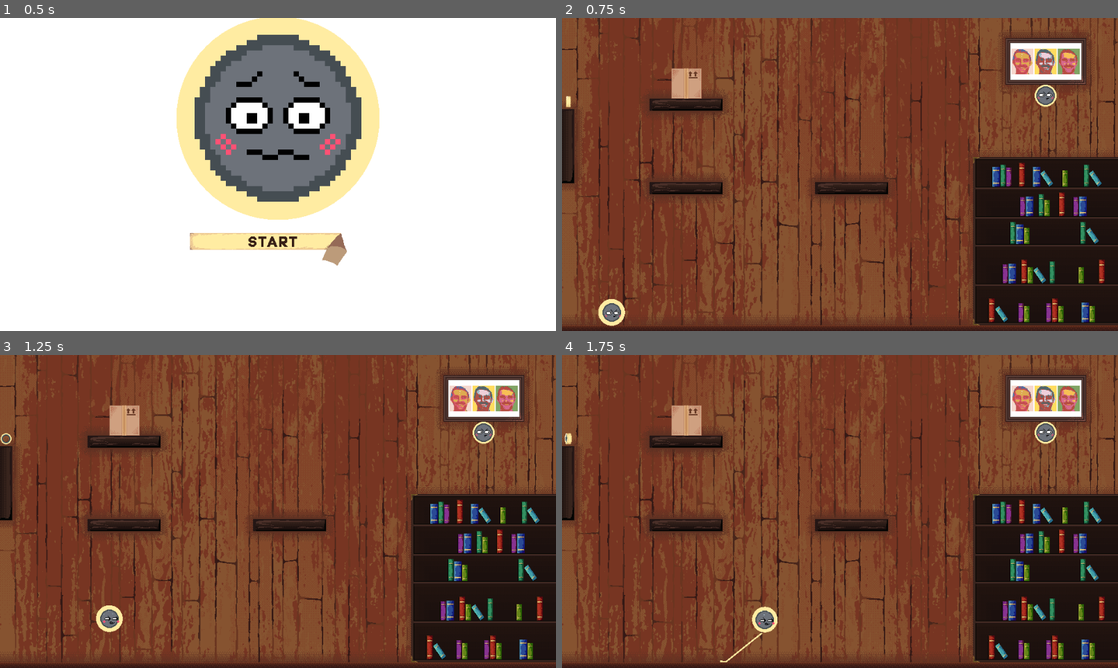
Above: before the commit, frames 1-4 (two rows, left to right).
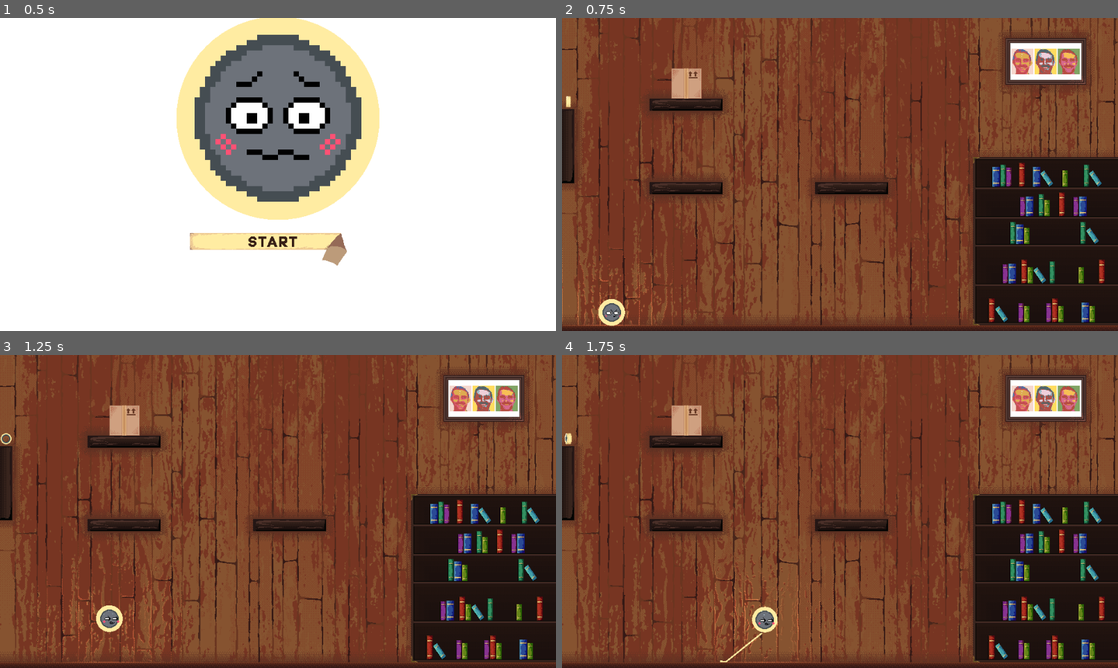
Above: after the commit, the same moments.

Repository: NAERNON/ggj-2026-mask
Game: Godot game, scene res://scenes/main.tscn
Two runs of this game, one before a commit and one after it. Both use one fixed random seed, a clock stepped at 60 frames per second and the inputs below.
Inputs:
- Up to frame 1 (0.5 s): no input
- Up to frame 2 (0.75 s): tap Enter (ui_accept) at 0.5 s; hold D (move_tape_right) from 0.53 s (still down); hold R (move_tape_reroll) from 0.53 s (still down)
- Up to frame 3 (1.25 s): keep holding D (move_tape_right); keep holding R (move_tape_reroll); tap Space (move_tape_jump) at 0.77 s
- Up to frame 4 (1.75 s): release D (move_tape_right) at 1.28 s; release R (move_tape_reroll) at 1.28 s; hold S (move_tape_down) from 1.28 s (still down); tap G (tape_switch_grip) at 1.35 s; tap Space (move_tape_jump) at 1.52 s

Frame 1 is identical in both runs. In frame 2, 0.5% of the frame differs, in the area x 0-89%, y 21-99%; in frame 3, 0.8%; in frame 4, 0.8%, in the area x 21-89%, y 21-99%.

Commit message:
Finish ! =)

Diff:
--- a/scenes/main.gd
+++ b/scenes/main.gd
@@ -9,14 +9,17 @@
 @export var platforms : Node
 @export var restock   : StaticBody2D
 @export_range(0.0, 1000.0, 10.0) var restock_value : float
+
+@export var roll_frame : AnimatedSprite2D
+@export var paint      : AnimatedSprite2D
 
 @export var menu_music    : AudioStreamPlayer
 @export var main_music    : AudioStreamPlayer
 @export var rip_scotch    : AudioStreamPlayer
 @export var unroll_scotch : AudioStreamPlayer
+@export var victory_music : AudioStreamPlayer
 @export var start_menu    : StartMenu
 @export var pause_menu    : PauseMenu
-
 
 var _masking_tapes : Array[Line2D]
 var _masking_tapes_len : float
@@ -27,8 +30,14 @@
 
 var _platform_corners : Array[Vector2]
 
+var _victory_timer: Timer = Timer.new()
+
 
 func _ready() -> void :
+	add_child(_victory_timer)
+	_victory_timer.one_shot = true
+	_victory_timer.timeout.connect(_on_victory_timer_timeout)
+
 	for child_idx : int in platforms.get_child_count() :
 		var platform : StaticBody2D = platforms.get_child(child_idx)
 		var center : Vector2 = platform.position
@@ -218,7 +227,13 @@
 
 
 func _on_masking_tape_touch_frame() -> void:
-	pass
+	masking_tape.visible = false
+	masking_tape.process_mode = Node.PROCESS_MODE_DISABLED
+	roll_frame.visible = true
+	roll_frame.play("default")
+	_victory_timer.stop()
+	_victory_timer.wait_time = 2.0
+	_victory_timer.start()
 
 
 func _on_start_menu_start_game() -> void :
@@ -226,3 +241,9 @@
 	menu_music.stop()
 	main_music.play()
 	masking_tape.process_mode = Node.PROCESS_MODE_INHERIT
+
+func _on_victory_timer_timeout() -> void :
+	paint.visible = true
+	paint.play("default")
+	main_music.stop()
+	victory_music.play()
--- a/scenes/main.tscn
+++ b/scenes/main.tscn
@@ -14,6 +14,7 @@
 [ext_resource type="AudioStream" uid="uid://cmux78lwg126k" path="res://arts/musics/Menu_saxoscotch_goofy Version final.mp3" id="10_trceg"]
 [ext_resource type="AudioStream" uid="uid://dkpe2slvjhvxj" path="res://arts/musics/Saxo-scotche goofy song Version finale.mp3" id="11_a8y0u"]
 [ext_resource type="SpriteFrames" uid="uid://dnsa1tvpir8c0" path="res://aseprite/house/rolling_round.tres" id="14_a8y0u"]
+[ext_resource type="AudioStream" uid="uid://tnpv0sf8krp" path="res://arts/musics/Goofy_saxoscotch_victory Version finale.mp3" id="15_jkv2x"]
 
 [sub_resource type="RectangleShape2D" id="RectangleShape2D_0wfyh"]
 size = Vector2(250, 290)
@@ -41,7 +42,7 @@
 
 [sub_resource type="CircleShape2D" id="CircleShape2D_tbgi4"]
 
-[node name="Main" type="Node2D" unique_id=714016782 node_paths=PackedStringArray("masking_tape", "platforms", "restock", "menu_music", "main_music", "rip_scotch", "unroll_scotch", "start_menu", "pause_menu")]
+[node name="Main" type="Node2D" unique_id=714016782 node_paths=PackedStringArray("masking_tape", "platforms", "restock", "roll_frame", "paint", "menu_music", "main_music", "rip_scotch", "unroll_scotch", "victory_music", "start_menu", "pause_menu")]
 script = ExtResource("1_0wfyh")
 masking_tape = NodePath("MaskingTape")
 epsilon_tape = 1.0
@@ -49,10 +50,13 @@
 platforms = NodePath("Platforms")
 restock = NodePath("Restock")
 restock_value = 300.0
+roll_frame = NodePath("RollingAnimated")
+paint = NodePath("BackgroundAnimated")
 menu_music = NodePath("MenuMusic")
 main_music = NodePath("MainMusic")
 rip_scotch = NodePath("RipScotch")
 unroll_scotch = NodePath("UnrollScotch")
+victory_music = NodePath("VictoryMusic")
 start_menu = NodePath("StartMenu")
 pause_menu = NodePath("Menu")
 
@@ -65,10 +69,12 @@
 offset = Vector2(480, 270)
 
 [node name="BackgroundAnimated" type="AnimatedSprite2D" parent="." unique_id=1504216153]
+visible = false
 sprite_frames = ExtResource("3_ya4ey")
 offset = Vector2(480, 270)
 
 [node name="RollingAnimated" type="AnimatedSprite2D" parent="." unique_id=655439798]
+visible = false
 position = Vector2(828, 120)
 sprite_frames = ExtResource("14_a8y0u")
 
@@ -197,10 +203,15 @@
 volume_db = 3.193
 parameters/looping = true
 
+[node name="VictoryMusic" type="AudioStreamPlayer" parent="." unique_id=327903614]
+stream = ExtResource("15_jkv2x")
+parameters/looping = true
+
 [connection signal="start_game" from="StartMenu" to="." method="_on_start_menu_start_game"]
 [connection signal="end_grip" from="MaskingTape" to="." method="_on_masking_tape_end_grip"]
 [connection signal="reroll" from="MaskingTape" to="." method="_on_masking_tape_reroll"]
 [connection signal="start_grip" from="MaskingTape" to="." method="_on_masking_tape_start_grip"]
+[connection signal="touch_frame" from="MaskingTape" to="." method="_on_masking_tape_touch_frame"]
 [connection signal="touch_or_leave_floor" from="MaskingTape" to="." method="_on_masking_tape_touch_or_leave_floor"]
 [connection signal="touch_or_leave_wall" from="MaskingTape" to="." method="_on_masking_tape_touch_or_leave_wall"]
 [connection signal="touch_restock" from="MaskingTape" to="." method="_on_masking_tape_touch_restock"]
--- a/scenes/pause_menu.tscn
+++ b/scenes/pause_menu.tscn
@@ -21,4 +21,5 @@
 [node name="Reset" type="Node2D" parent="." unique_id=640040723]
 position = Vector2(480, 307)
 script = ExtResource("1_n87rw")
+button_type = 2
 metadata/_custom_type_script = "uid://ctj6g1enoyww8"
Not shown, added: arts/musics/Goofy_saxoscotch_victory Version finale.mp3.import
Not shown, added: arts/musics/Goofy_saxoscotch_victory Version finale.mp3
